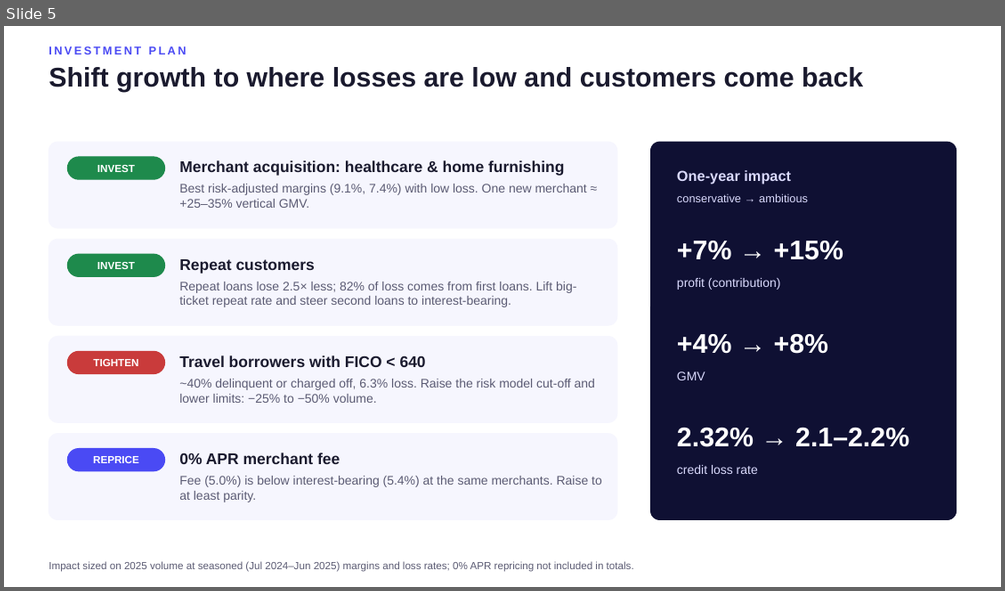
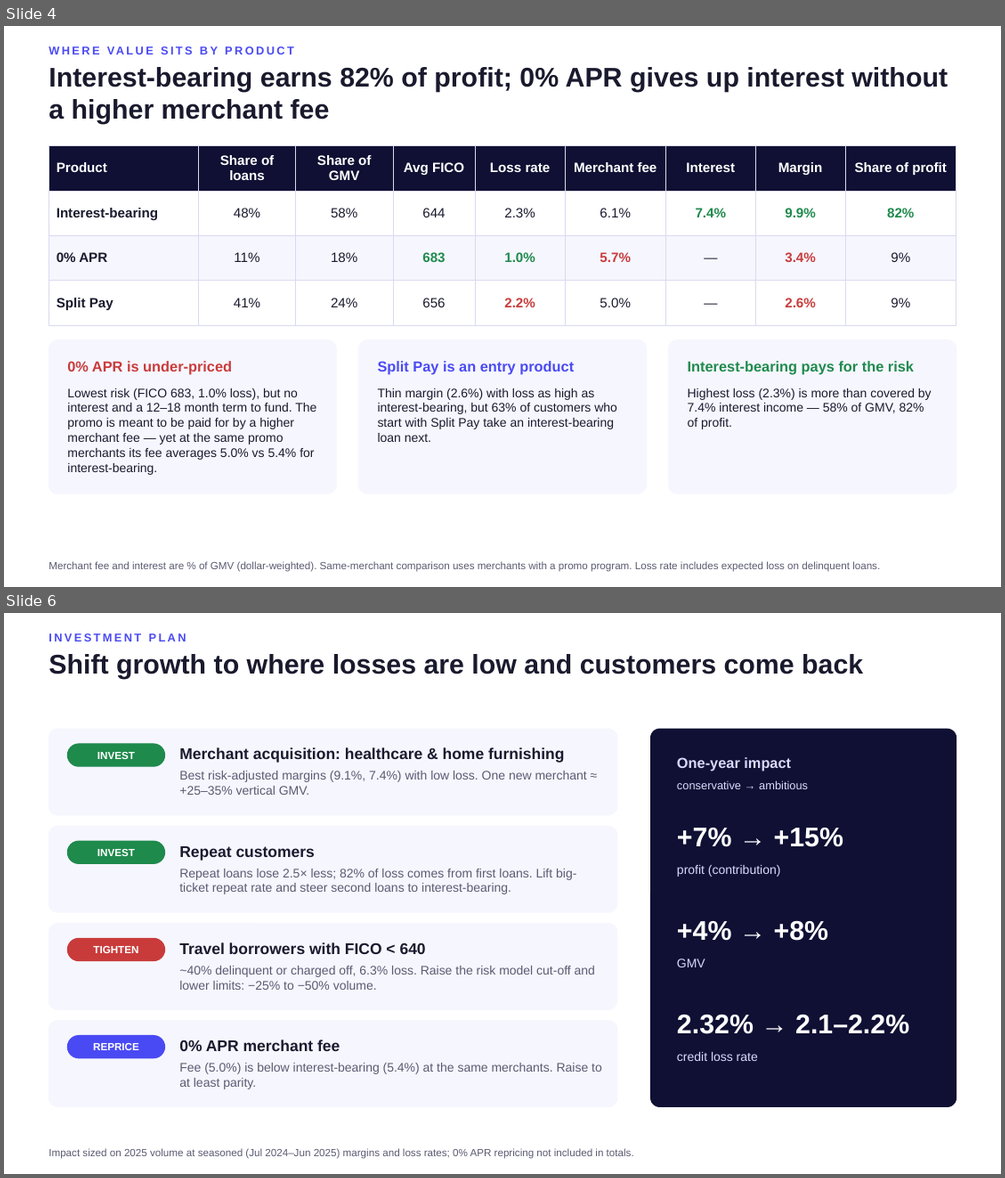
Before and after one commit to BrittanyZ919/Affirm-take-home-assignment, a slide deck: deck/portfolio_recommendation.pptx. Shown one above the other, each under a label of ours: slide 5 before the commit, slides 4 and 6 after it; the slides between them are not shown. The pictures are 1005x591 and 1005x1178 pixels, drawn with LibreOffice and Linux fonts; fonts in the diff are those of the drawing. Boxes give left, top, right and bottom in pixels: in the first picture for what was removed or moved away, otherwise in the second. Text is boxed around its words. In the diff, an @@ line names an element or a change of style, - is before the commit and + after.

```diff
--- a/deck/portfolio_recommendation.pptx
+++ b/deck/portfolio_recommendation.pptx
@@ slide 4 added at (x1=4, y1=26, x2=1001, y2=587), background #FFFFFF @@
@@ text added at (x1=48, y1=39, x2=647, y2=62), 11 pt, text #4A4AF4, bold @@
+WHERE VALUE SITS BY PRODUCT
@@ text added at (x1=48, y1=67, x2=947, y2=124), 26 pt, text #1A1A2E, bold @@
+Interest-bearing earns 82% of profit; 0% APR gives up interest without a higher merchant fee
@@ table added at (x1=48, y1=145, x2=956, y2=313), 4 rows, 9 columns @@
+Product | Share of loans | Share of GMV | Avg FICO | Loss rate | Merchant fee | Interest | Margin | Share of profit
+Interest-bearing | 48% | 58% | 644 | 2.3% | 6.1% | 7.4% | 9.9% | 82%
+0% APR | 11% | 18% | 683 | 1.0% | 5.7% | — | 3.4% | 9%
+Split Pay | 41% | 24% | 656 | 2.2% | 5.0% | — | 2.6% | 9%
@@ rounded rectangle added at (x1=48, y1=340, x2=336, y2=493), fill #F6F6FE, outline #F6F6FE 1 pt @@
@@ rounded rectangle added at (x1=358, y1=340, x2=646, y2=493), fill #F6F6FE, outline #F6F6FE 1 pt @@
@@ rounded rectangle added at (x1=669, y1=340, x2=956, y2=493), fill #F6F6FE, outline #F6F6FE 1 pt @@
@@ text added at (x1=67, y1=361, x2=232, y2=375), 14 pt, text #C93B3B, bold @@
+0% APR is under-priced
@@ text added at (x1=378, y1=361, x2=574, y2=375), 14 pt, text #4A4AF4, bold @@
+Split Pay is an entry product
@@ text added at (x1=688, y1=361, x2=914, y2=375), 14 pt, text #1E8A4C, bold @@
+Interest-bearing pays for the risk
@@ text added at (x1=67, y1=388, x2=316, y2=475), 12 pt, text #1A1A2E @@
+Lowest risk (FICO 683, 1.0% loss), but no interest and a 12–18 month term to fund. The promo is meant to be paid for by a higher merchant fee — yet at the same promo merchants its fee averages 5.0% vs 5.4% for interest-bearing.
@@ text added at (x1=378, y1=388, x2=617, y2=442), 12 pt, text #1A1A2E @@
+Thin margin (2.6%) with loss as high as interest-bearing, but 63% of customers who start with Split Pay take an interest-bearing loan next.
@@ text added at (x1=688, y1=388, x2=931, y2=429), 12 pt, text #1A1A2E @@
+Highest loss (2.3%) is more than covered by 7.4% interest income — 58% of GMV, 82% of profit.
@@ text added at (x1=48, y1=561, x2=880, y2=572), 10 pt, text #5B5B73 @@
+Merchant fee and interest are % of GMV (dollar-weighted). Same-merchant comparison uses merchants with a promo program. Loss rate includes expected loss on delinquent loans.
@@ what was slide 5 is now slide 6 @@
```
Also in this commit, not shown: 3 slides changed, 1 other file.
